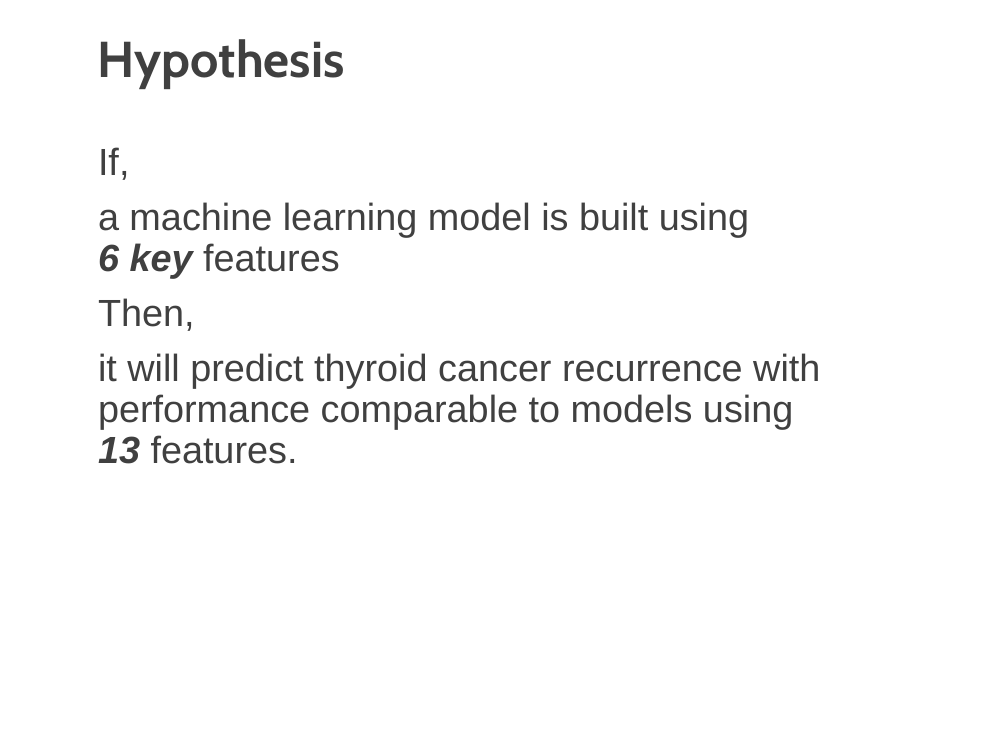
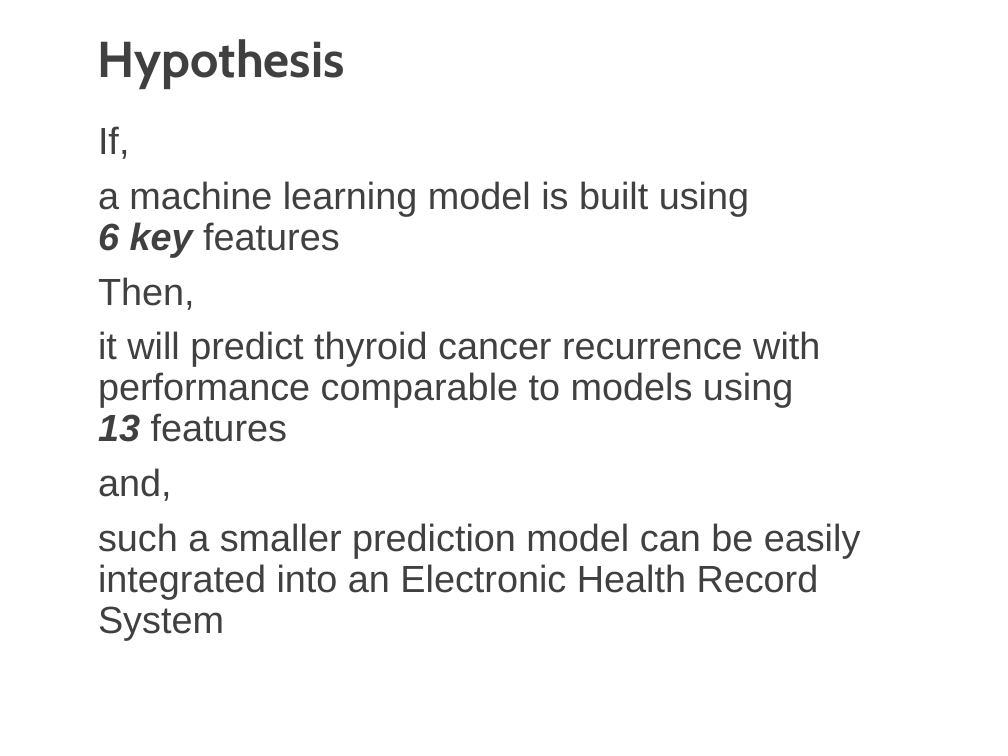
Before and after one commit to josh-dcosta/pjas-thyroid, a slide deck: slide 8 of presentation/Thyroid_Cancer_Recurrence_Presentation_v4.pptx. Drawn at 1008x756 pixels with LibreOffice and Linux fonts; fonts in the diff are those of the drawing. Boxes give left, top, right and bottom in pixels: in the first picture for what was removed or moved away, otherwise in the second. Text is boxed around its words. In the diff, an @@ line names an element or a change of style, - is before the commit and + after.

```diff
--- a/presentation/Thyroid_Cancer_Recurrence_Presentation_v4.pptx
+++ b/presentation/Thyroid_Cancer_Recurrence_Presentation_v4.pptx
@@ text "If,": place and size @@
-text "If," at [98, 147, 820, 464]
+text "If," at [98, 126, 861, 640]
@@ text at [98, 331, 861, 640]: text changed @@
-it will predict thyroid cancer recurrence with performance comparable to models using
-13 features.
+it will predict thyroid cancer recurrence with performance comparable to models using
+13 features
+and,
+such a smaller prediction model can be easily integrated into an Electronic Health Record System
```
Also in this commit, not shown: 4 other slides changed.
